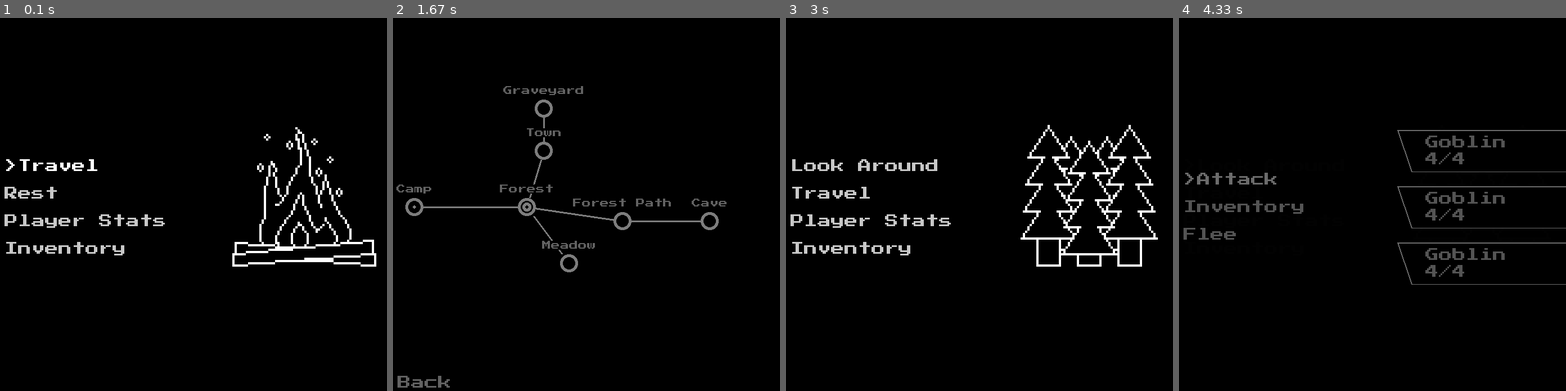
Above: before the commit, frames 1-4 (left to right).
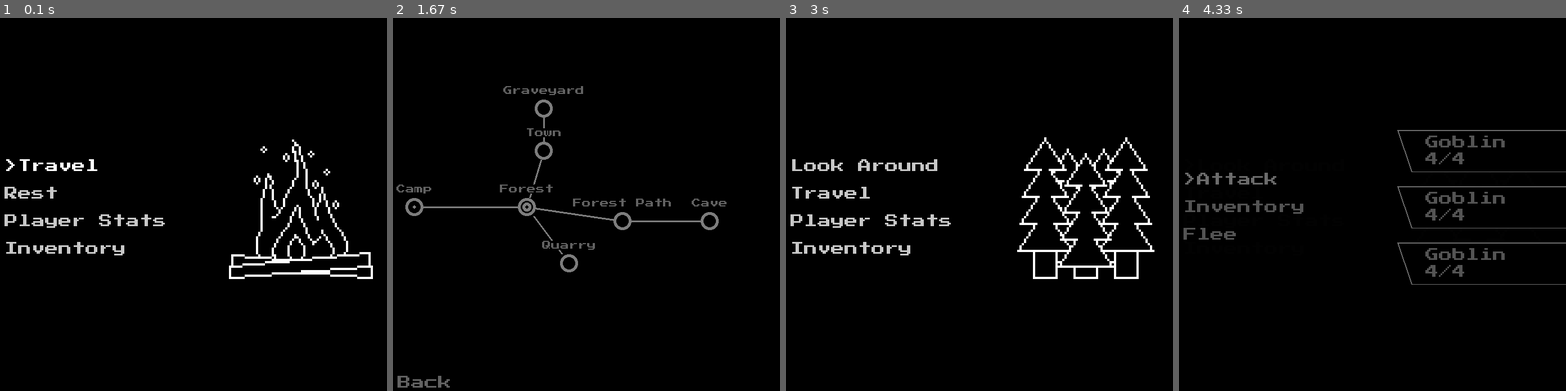
Above: after the commit, the same moments.

Repository: Cyborger/PygameTextRPG
Game: pygame game, started from launcher.py
Same seed, same stepped clock (60 frames per second), same inputs: the game is played once before the commit and once after it.
Inputs (mouse positions are in pixels of both pictures, inside the frame that each line leads up to):
- Up to frame 1 (0.1 s): no input
- Up to frame 2 (1.67 s): press the mouse at (439, 167) at 0.37 s; move the mouse to (528, 141) at 0.47 s; release the mouse at (617, 111) at 0.6 s; type "ann" at 0.67 s; tap Enter at 1 s; click (528, 208) at 1.27 s
- Up to frame 3 (3 s): hold Left from 2.65 s (still down); move the mouse to (1076, 267) at 2.68 s
- Up to frame 4 (4.33 s): release Left at 3.18 s; press the mouse at (1256, 167) at 3.25 s; move the mouse to (1237, 141) at 3.35 s; release the mouse at (1217, 118) at 3.48 s; click (1507, 282) at 3.93 s

The runs differ from the first frame. In frame 1, 2.7% of the frame differs, in the area x 59-98%, y 29-70%; in frame 2, less than 0.1%; in frame 3, 3.6%, in the area x 59-97%, y 28-70%; in frame 4, less than 0.1%.

Commit message:
Added basic mining

Diff:
--- a/core/game.py
+++ b/core/game.py
@@ -8,7 +8,6 @@
 from lib.message import Message
 from core.itemManager import ItemManager
 from core.player import Player
-
 
 
 class Game:
--- a/core/item.py
+++ b/core/item.py
@@ -14,3 +14,7 @@
     def __init__(self, jsonData):
         super().__init__(jsonData)
         self.healing = jsonData["Healing"]
+
+class CraftingItem(Item):
+    def __init__(self, jsonData):
+        super().__init__(jsonData)
--- a/core/itemManager.py
+++ b/core/itemManager.py
@@ -1,5 +1,5 @@
 from lib.jsonLoader import JSONLoader
-from core.item import Food, Weapon
+from core.item import Food, Weapon, CraftingItem
 
 class ItemManager:
     def __init__(self):
@@ -14,6 +14,8 @@
                 items.append(Food(itemData))
             elif itemData["Type"] == "Weapon":
                 items.append(Weapon(itemData))
+            elif itemData["Type"] == "Crafting":
+                items.append(CraftingItem(itemData))
         return items
 
     def getItem(self, itemName):
--- a/core/location.py
+++ b/core/location.py
@@ -1,4 +1,5 @@
 import pygame
+import random
 
 
 class Location:
@@ -8,6 +9,7 @@
         self.connectedLocations = jsonData["ConnectedLocations"]
         self.image = "res/locationIcons/" + jsonData["Image"] + ".png"
         self.canRest = jsonData["CanRest"] if "CanRest" in jsonData else False
+        self.canMine = jsonData["CanMine"] if "CanMine" in jsonData else False
         self.enemies = jsonData["Enemies"] if "Enemies" in jsonData else None
 
     def locationIsAdjacent(self, location):
--- a/json/enemies.json
+++ b/json/enemies.json
@@ -6,5 +6,13 @@
     "DropChances" : {
       "Sword" : 10
     }
+  },
+  "Dragon" : {
+    "Name" : "Dragon",
+    "Health" : 40,
+    "GoldDrop" : [50, 100],
+    "DropChances" : {
+      "Dragon Heart" : 2
+    }
   }
 }
--- a/json/items.json
+++ b/json/items.json
@@ -13,5 +13,13 @@
     "Name" : "Longbow",
     "Type" : "Weapon",
     "Damage": 3
+  },
+  "Dragon Heart" : {
+    "Name" : "Dragon Heart",
+    "Type" : "Crafting"
+  },
+  "Iron Ore" : {
+    "Name" : "Iron Ore",
+    "Type" : "Crafting"
   }
 }
--- a/json/locations.json
+++ b/json/locations.json
@@ -16,7 +16,7 @@
       "North" : "Town",
       "West" : "Camp",
       "East" : "Forest Path",
-      "South" : "Meadow"
+      "South" : "Quarry"
     },
     "Enemies" : [
       "Goblin"
@@ -24,7 +24,7 @@
   },
   "Town" : {
     "Name" : "Town",
-    "Image" : "campfire",
+    "Image" : "town",
     "MapLocation" : [280, 250],
     "ConnectedLocations" : {
       "North" : "Graveyard",
@@ -54,11 +54,15 @@
     "MapLocation" : [575, 375],
     "ConnectedLocations" : {
       "West" : "Forest Path"
-    }
+    },
+    "Enemies" : [
+      "Dragon"
+    ]
   },
-  "Meadow" : {
-    "Name" : "Meadow",
+  "Quarry" : {
+    "Name" : "Quarry",
     "Image" : "forest",
+    "CanMine" : true,
     "MapLocation" : [325, 450],
     "ConnectedLocations" : {
       "North" : "Forest"
--- a/menus/mainLocationMenu.py
+++ b/menus/mainLocationMenu.py
@@ -10,15 +10,20 @@
     def nowCurrentMenu(self):
         self.surfaces[:] = []
         self.buttons[:] = []
-        currentLocationImage = self.getParent().currentLocation.image
-        self.addSurfaces(Surface(currentLocationImage, 425, 200))
+        locationSurface = Surface(self.getParent().currentLocation.image)
+        locationSurface.rect.right = 675
+        locationSurface.rect.centery = 350
+        self.addSurfaces(locationSurface)
+        currentLocation = self.getParent().currentLocation
 
-        if self.getParent().currentLocation.hasEnemies():
+        if currentLocation.hasEnemies():
             func = self.getParent().lookForEnemies
             self.addButtons(LabelButton("Look Around", func))
+        if currentLocation.canMine:
+            self.addButtons(LabelButton("Mine", self.mine))
         self.addButtons(LabelButton("Travel", self.goToTravelMenu))
 
-        if self.getParent().currentLocation.canRest:
+        if currentLocation.canRest:
             self.addButtons(LabelButton("Rest", self.rest))
         self.addButtons(LabelButton("Player Stats", self.playerStats),
                         LabelButton("Inventory", self.goToInventory))
@@ -26,6 +31,11 @@
 
     def goToTravelMenu(self):
         self.getRoot().fadeMenuChange("travelMenu", "fast")
+
+    def mine(self):
+        ore = self.getRoot().itemManager.getItem("Iron Ore")
+        self.getRoot().player.inventory.addItems(ore)
+        self.getRoot().fadeMenuChange("mainLocationMenu", "fast")
 
     def rest(self):
         self.getRoot().player.rest()
Binary file added: res/locationIcons/town.png
